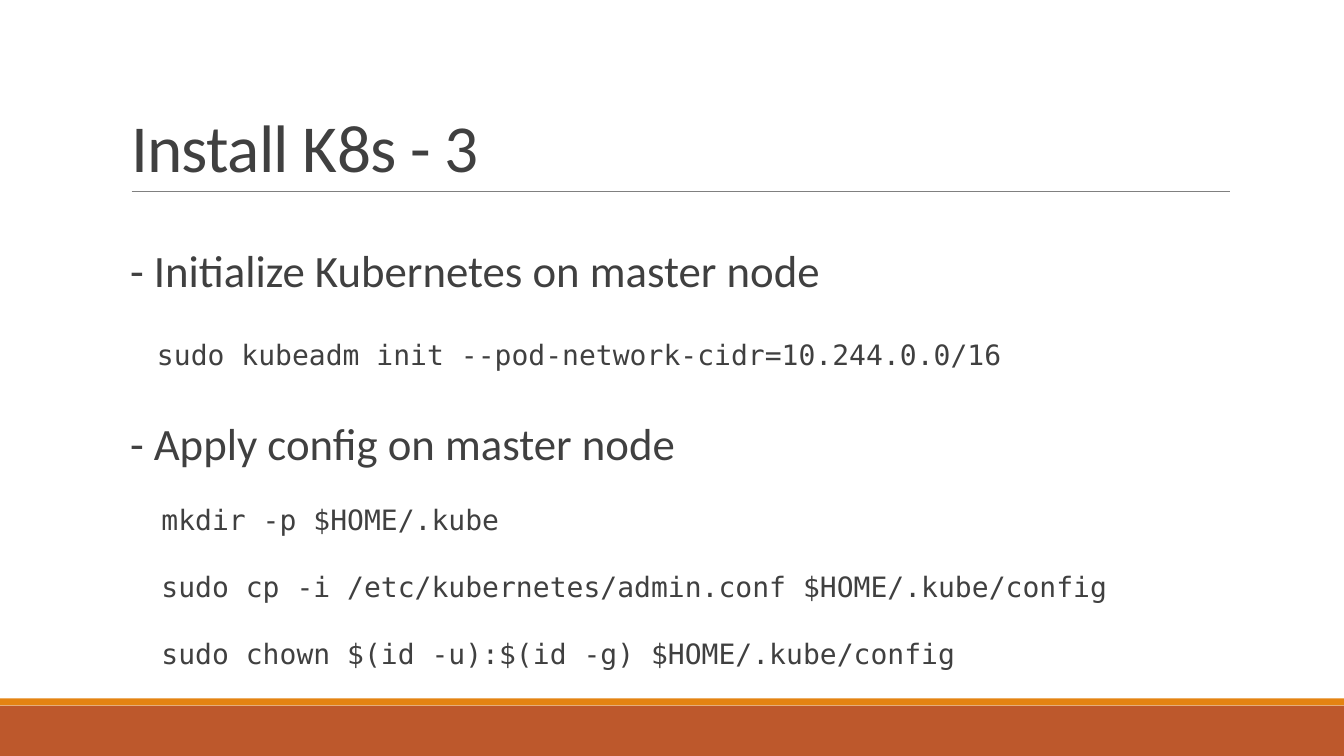
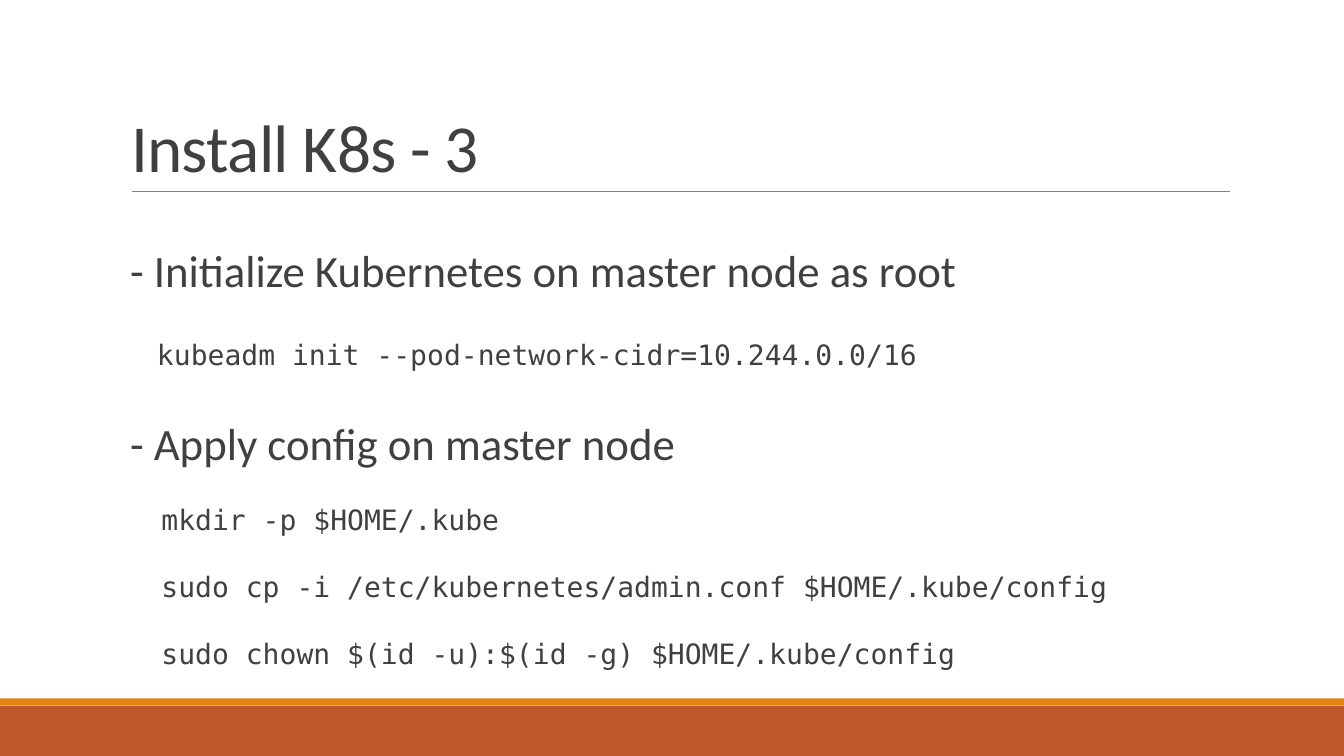
Before and after one commit to Beomsu-Seo/graduation-thesis, a slide deck: slide 10 of docs/Building Kubernetes From Source.pptx. Drawn at 1344x756 pixels with LibreOffice and Linux fonts; fonts in the diff are those of the drawing. Boxes give left, top, right and bottom in pixels: in the first picture for what was removed or moved away, otherwise in the second. Text is boxed around its words. In the diff, an @@ line names an element or a change of style, - is before the commit and + after.

Commit message:
[Fix] Sudo for commands

```diff
--- a/docs/Building Kubernetes From Source.pptx
+++ b/docs/Building Kubernetes From Source.pptx
@@ text at <box>154,256,956,371</box>: text changed @@
-  - Initialize Kubernetes on master node
-  sudo kubeadm init --pod-network-cidr=10.244.0.0/16
+  - Initialize Kubernetes on master node as root
+  kubeadm init --pod-network-cidr=10.244.0.0/16
```
Also in this commit, not shown: 1 other slide changed, 1 other file.
